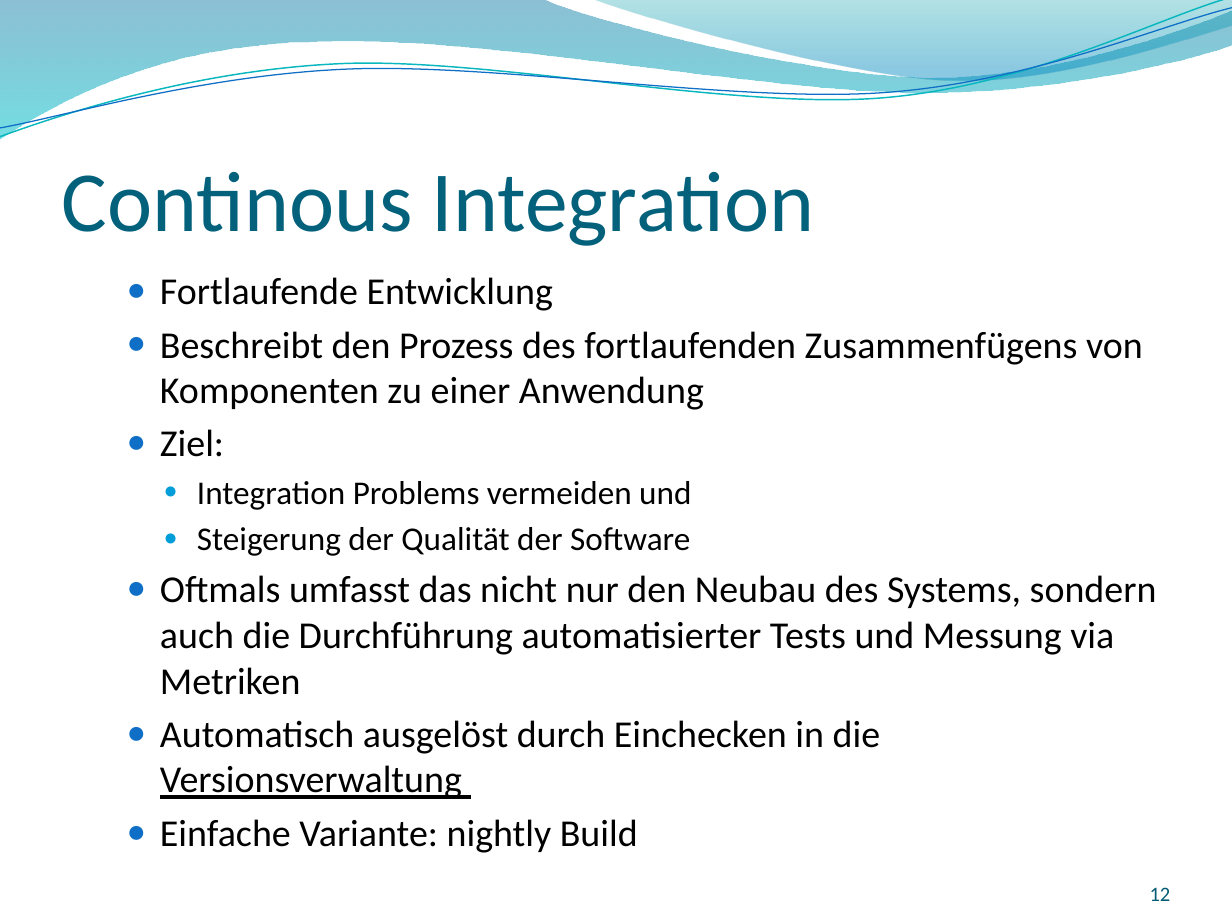
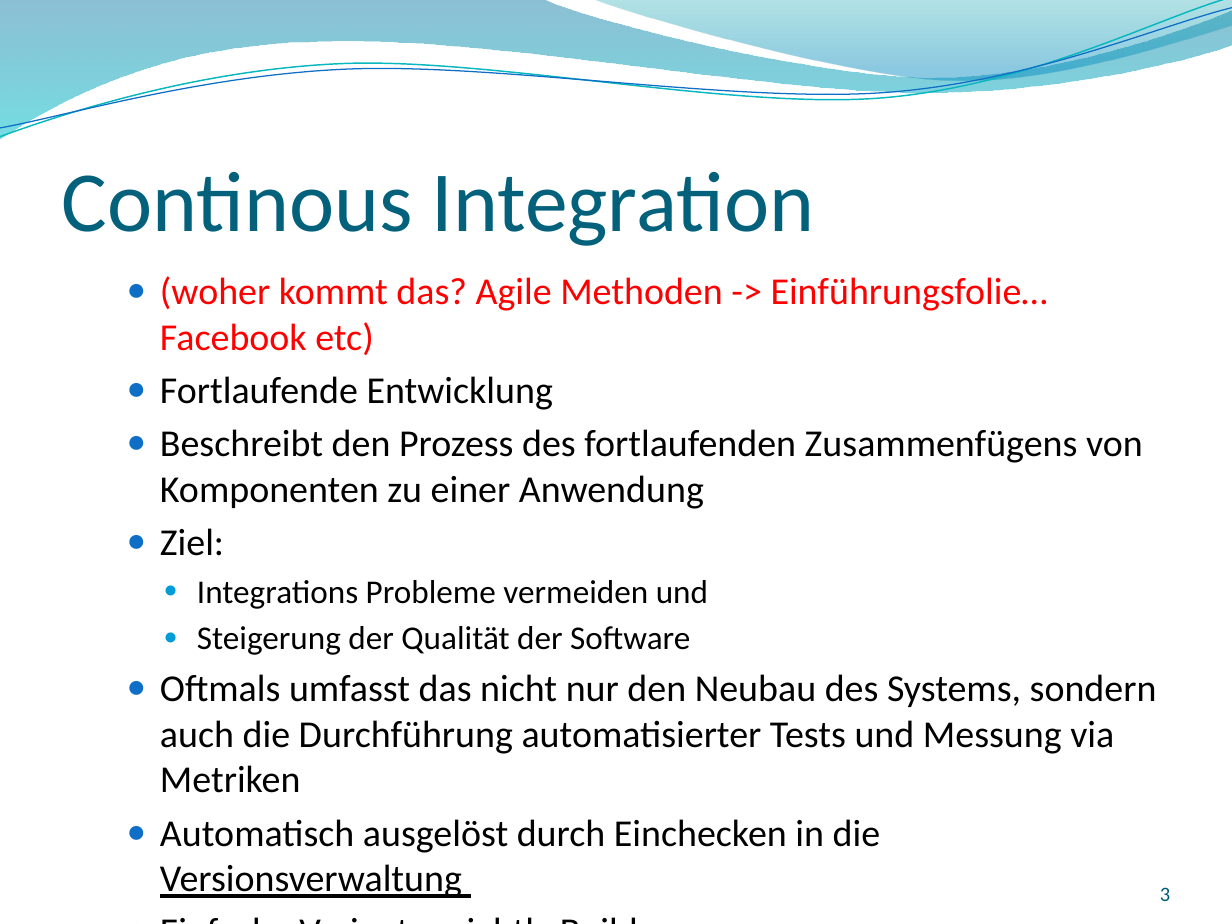
Before and after one commit to GitTyCat42/GITVortrag, a slide deck: slide 3 of SS2017_Git_2017-04-27_Nina-Stodolka_Johannes-Struzek.pptx (slide 12 before the commit). Drawn at 1232x924 pixels with LibreOffice and Linux fonts; fonts in the diff are those of the drawing; background and template pictures are left out. Boxes give left, top, right and bottom in pixels: in the first picture for what was removed or moved away, otherwise in the second. Text is boxed around its words. In the diff, an @@ line names an element or a change of style, - is before the commit and + after.

```diff
--- a/SS2017_Git_2017-04-27_Nina-Stodolka_Johannes-Struzek.pptx
+++ b/SS2017_Git_2017-04-27_Nina-Stodolka_Johannes-Struzek.pptx
@@ text at (160, 276, 1048, 355): paragraph added @@
+  ● (woher kommt das? Agile Methoden -> Einführungsfolie… Facebook etc)
@@ text at (197, 580, 708, 609): text changed @@
-    ● Integration Problems vermeiden und
+    ● Integrations Probleme vermeiden und
@@ page number at (1160, 887, 1170, 901): text changed @@
-12
+3
```
Also in this commit, not shown: 16 other slides changed.
